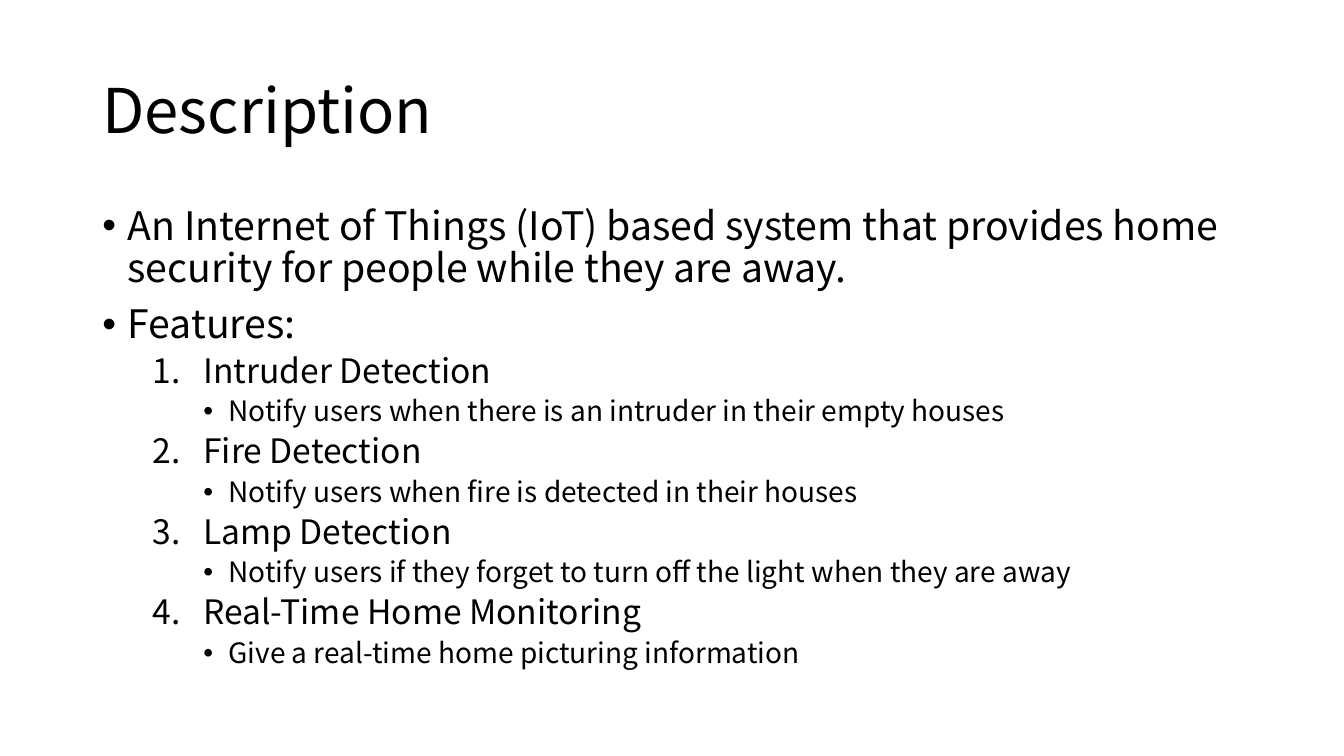
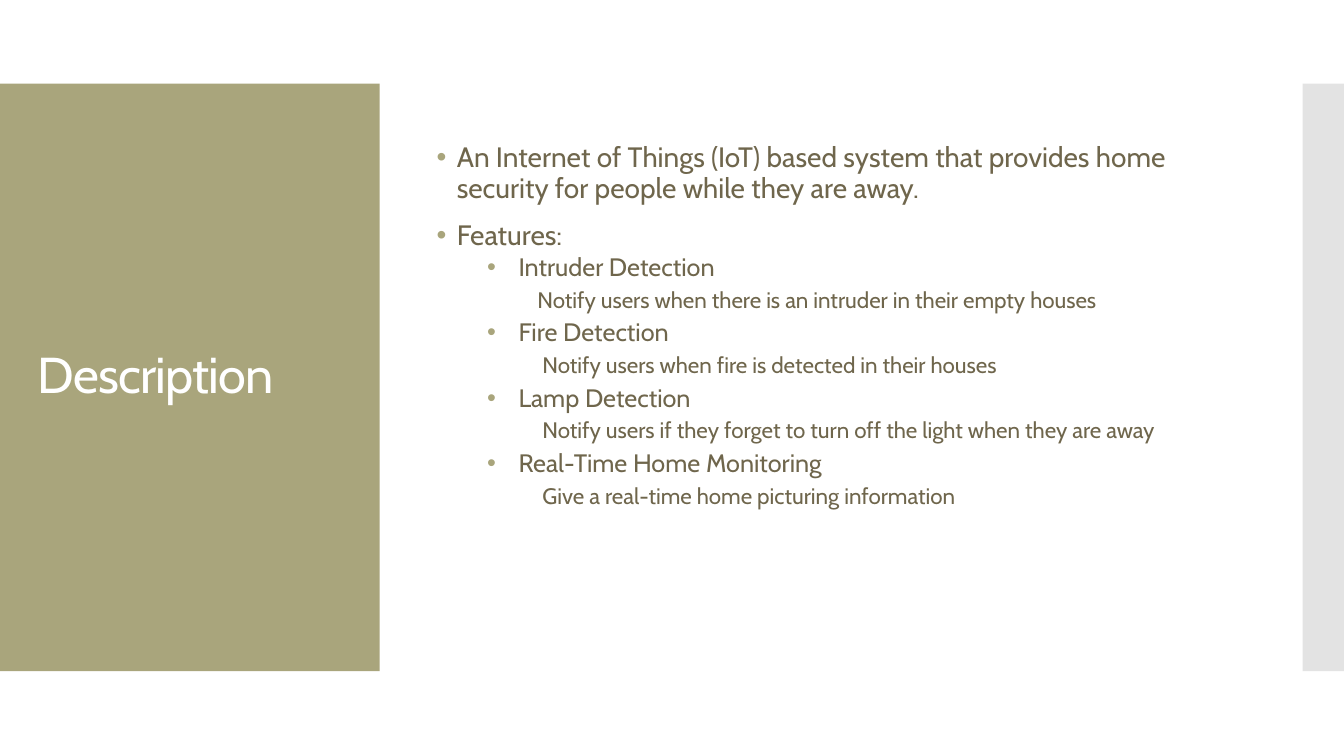
Before and after one commit to ricovalentino94/IoTProject, a slide deck: slide 2 of TeamProjectPPT.pptx. Drawn at 1344x756 pixels with LibreOffice and Linux fonts; fonts in the diff are those of the drawing. Boxes give left, top, right and bottom in pixels: in the first picture for what was removed or moved away, otherwise in the second. Text is boxed around its words. In the diff, an @@ line names an element or a change of style, - is before the commit and + after.

Commit message:
layout PPT project edited

```diff
--- a/TeamProjectPPT.pptx
+++ b/TeamProjectPPT.pptx
@@ rectangle added at bbox=[0, 84, 380, 671], fill #A9A57C @@
@@ rectangle added at bbox=[1303, 84, 1344, 671], fill #C8C8C8 at 50% opacity @@
@@ text "An Internet of Things (IoT) ...": place and size @@
-text "An Internet of Things (IoT) ..." at bbox=[128, 208, 1218, 670]
+text "An Internet of Things (IoT) ..." at bbox=[457, 146, 1166, 510]
@@ text "An Internet of Things (IoT) ..." at bbox=[457, 146, 1166, 510]: size 28 to 20 pt in "An Internet of Things (IoT) based system ...", "Features:"; font Noto Sans CJK KR to Cabin, text colour #000000 to #6F664C; size 24 to 18 pt in "Intruder Detection", "Fire Detection", "Lamp Detection", "Real-Time Home Monitoring"; size 20 to 16 pt in "Notify users when there is an intruder ...", "Notify users when fire is detected in ...", "Notify users if they forget to turn ...", "Give a real-time home picturing information"; indent changed; more space between paragraphs; bullet 1. to •; bullet • to none; vertical alignment top to middle @@
@@ title "Description": place and size @@
-title "Description" at bbox=[102, 85, 432, 147]
+title "Description" at bbox=[38, 358, 274, 404]
@@ title "Description" at bbox=[38, 358, 274, 404]: size 44 to 36 pt, font Noto Sans CJK KR to Cabin, text colour #000000 to #FFFFFF, letter spacing 0 to -0.6 pt @@
```
Also in this commit, not shown: 4 other slides changed.
